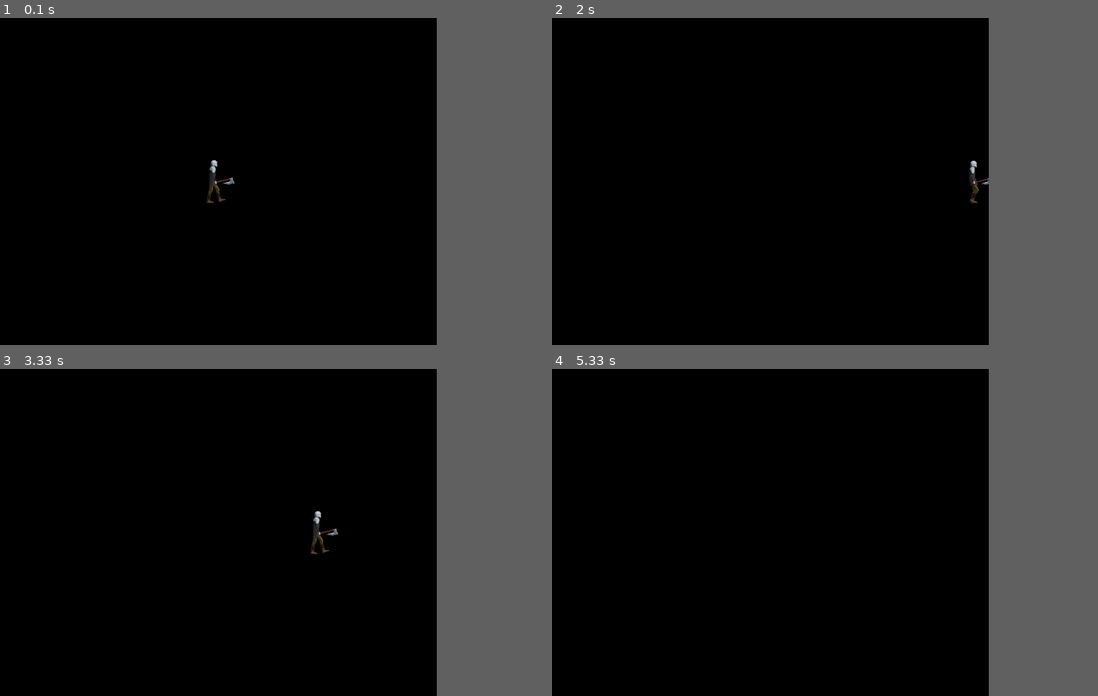
Above: before the commit, frames 1-4 (two rows, left to right).
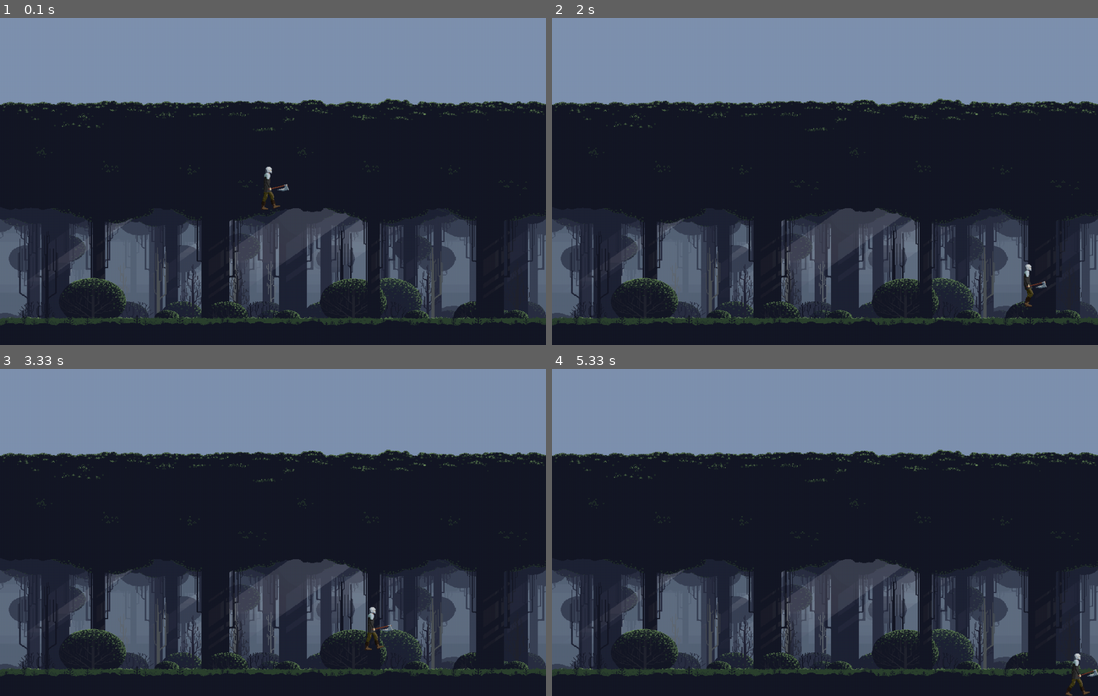
Above: after the commit, the same moments.

Repository: Danieljara23/pygame-sprites-movement
Game: pygame game, started from main.py
Same seed, same stepped clock (60 frames per second), same inputs: the game is played once before the commit and once after it.
Inputs:
- Up to frame 1 (0.1 s): no input
- Up to frame 2 (2 s): hold Space 0.33-0.8 s; hold Right 0.33-0.8 s; tap Space at 0.83, 1.23, 1.53, 1.73 s; hold Right 1.17-1.63 s; hold Right from 1.67 s (still down)
- Up to frame 3 (3.33 s): tap Space at 2.03, 2.23, 2.53, 2.8, 3.1, 3.23 s; release Right at 2.13 s; hold Left 2.17-2.7 s; hold Left 2.73-3.13 s; hold Right from 3.17 s (still down)
- Up to frame 4 (5.33 s): tap Space at 3.53, 3.9, 4.2, 4.4, 4.7, 4.9, 5.2 s; release Right at 3.8 s; hold Left 3.83-4.3 s; hold Right 4.33-4.8 s; hold Right 4.83-5.3 s
In our replay, the window is 720x540 before the commit and 900x540 after it. These sizes can differ from the game's own. Grey fills any space a smaller window leaves; there, only what the larger window draws over its background counts as a difference.

The runs differ from the first frame. In frame 1, 89% of the frame differs, in the area x 0-100%, y 0-100%; in frame 2, 89%; in frame 3, 89%; in frame 4, 89%.

Commit message:
Jump animation with spacebar finished

Diff:
--- a/config.py
+++ b/config.py
@@ -15,3 +15,6 @@
 
 SCREEN_WIDTH, SCREEN_HEIGHT =1000, 600
 FPS = 60
+
+GRAVITY = 0.5
+JUMP_STRENGTH = -10
--- a/main.py
+++ b/main.py
@@ -6,9 +6,13 @@
 pygame.init()
 
 # Configurar la pantalla
-screen_width, screen_height = 800, 600
+screen_width, screen_height = 1000, 600
 screen = pygame.display.set_mode((screen_width, screen_height))
 pygame.display.set_caption("Juego de Movimiento de Personaje")
+
+# Background
+background = pygame.image.load("assets/Backgrounds/forest.png")
+background = pygame.transform.scale(background, (screen_width, screen_height))
 
 # Configurar el reloj
 clock = pygame.time.Clock()
@@ -38,6 +42,9 @@
         for event in pygame.event.get():
             if event.type == pygame.QUIT:
                 running = False
+            elif event.type == pygame.KEYDOWN:
+                if event.key == pygame.K_SPACE:
+                  sprite.jump()
 
         # Obtener las teclas presionadas
         keys = pygame.key.get_pressed()
@@ -52,25 +59,21 @@
             dx = 5
             sprite.animate = True
             sprite.facing_left = False
-        if keys[pygame.K_UP]:
-            dy = -5
-            sprite.animate = True
-        if keys[pygame.K_DOWN]:
-            dy = 5
-            sprite.animate = True
 
         # Si no se presiona ninguna tecla, detener la animación
-        if dx == 0 and dy == 0:
+        if dx == 0:
             sprite.animate = False
 
         # Mover el sprite
-        sprite.move(dx, dy)
+        sprite.move(dx)
 
         # Actualizar todos los sprites
         all_sprites.update()
 
         # Dibujar todo
-        screen.fill((0, 0, 0))  # Limpiar la pantalla con color negro
+        # screen.fill((0, 0, 0))  # Limpiar la pantalla con color negro
+        screen.blit(background,(0, 0))
+
         all_sprites.draw(screen)
         pygame.display.flip()
 
--- a/sprite.py
+++ b/sprite.py
@@ -1,4 +1,5 @@
 import pygame
+from config import GRAVITY, SCREEN_HEIGHT, JUMP_STRENGTH
 
 class AnimatedSprite(pygame.sprite.Sprite):
   def __init__(self, images, x, y, animation_speed):
@@ -11,9 +12,21 @@
     self.index = 0
     self.animate = False
     self.facing_left = False
-
+    self.velocity_y = 0
+    self.on_ground = False
 
   def update(self):
+    self.velocity_y += GRAVITY
+    self.rect.y += self.velocity_y
+
+    # Detener el sprite al tocar el suelo
+    if self.rect.bottom >= SCREEN_HEIGHT:
+      self.rect.bottom = SCREEN_HEIGHT
+      self.velocity_y = 0
+      self.on_ground = True
+    else:
+      self.on_ground = False
+
     if self.animate:
       self.current_time += self.animation_speed
       if self.current_time >= 1:
@@ -24,6 +37,10 @@
         if self.facing_left:
           self.image = pygame.transform.flip(self.image, True, False)
 
-  def move(self, dx, dy):
+  def move(self, dx):
       self.rect.x += dx
-      self.rect.y += dy
+
+  def jump(self):
+    if self.on_ground:
+      self.velocity_y = JUMP_STRENGTH
+      self.on_ground = False
